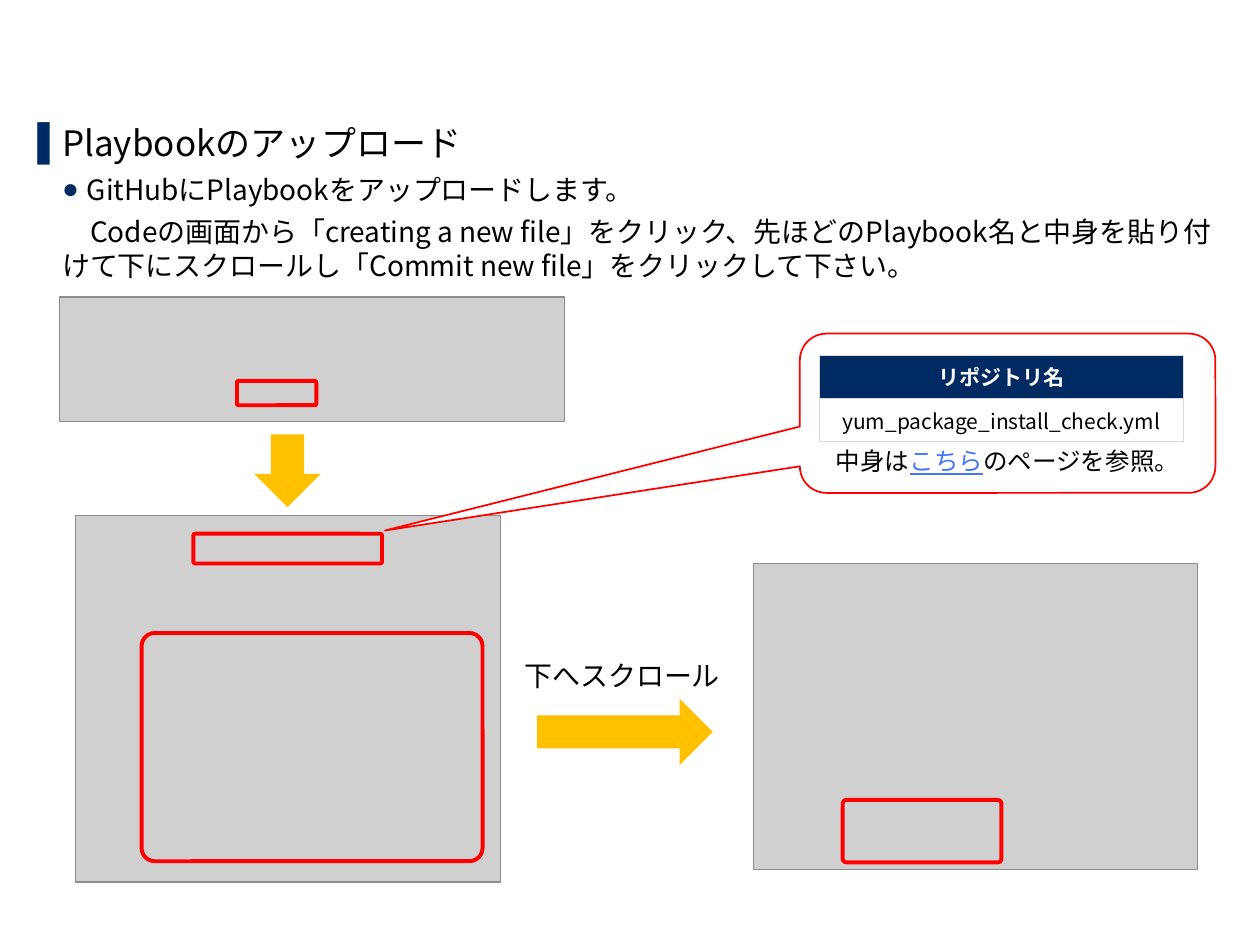
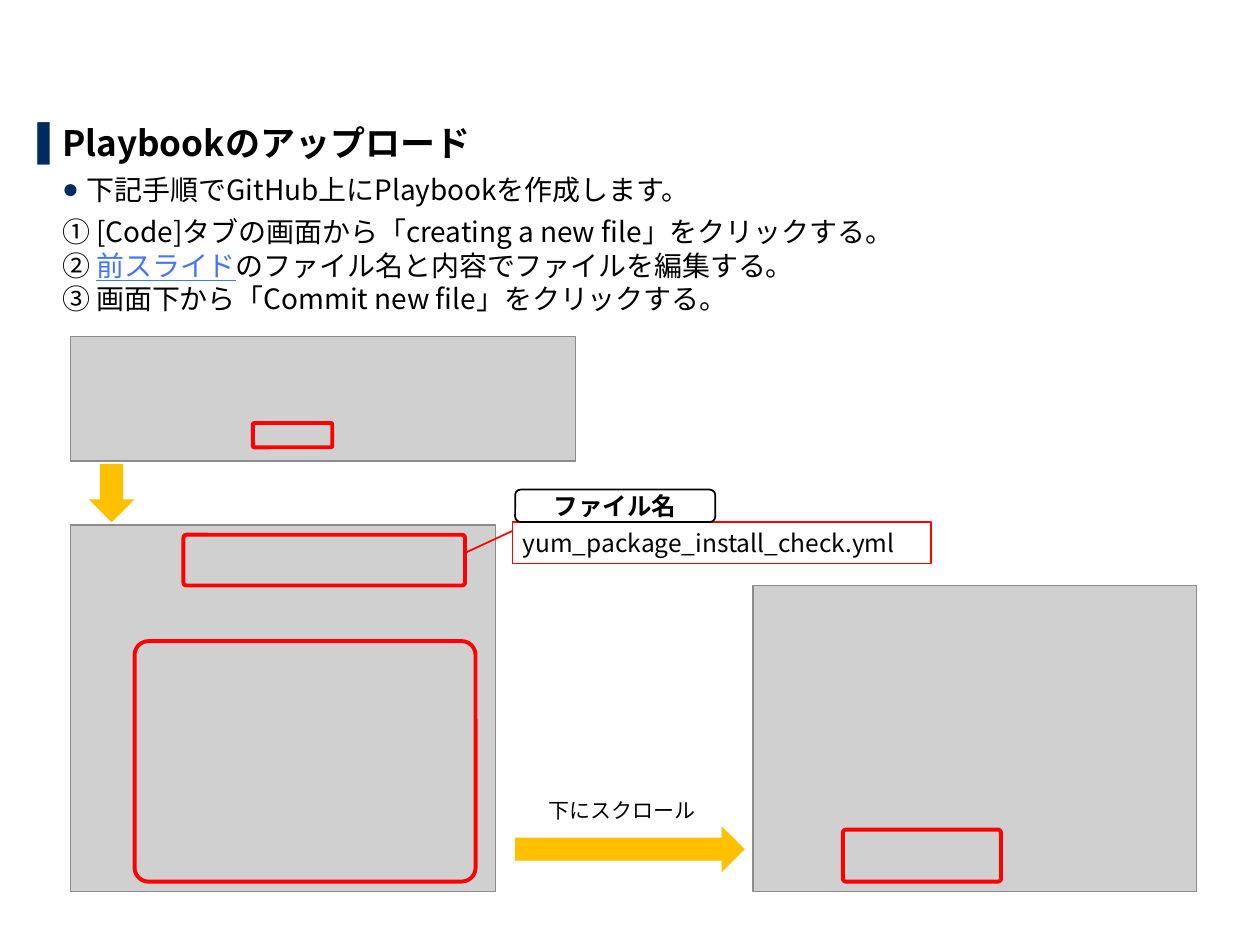
Before and after one commit to exastro-suite/it-automation-docs, a slide deck: slide 9 of asset/Learn_ja/ITA-CICD_for_IaC_practice_ja.pptx. Drawn at 1260x945 pixels with LibreOffice and Linux fonts; fonts in the diff are those of the drawing; grey boxes stand for pictures; background and template pictures are left out. Boxes give left, top, right and bottom in pixels: in the first picture for what was removed or moved away, otherwise in the second. Text is boxed around its words. In the diff, an @@ line names an element or a change of style, - is before the commit and + after.

```diff
--- a/asset/Learn_ja/ITA-CICD_for_IaC_practice_ja.pptx
+++ b/asset/Learn_ja/ITA-CICD_for_IaC_practice_ja.pptx
@@ text at <box>62,126,470,164</box>: bold on in "Playbookのアップロード" @@
@@ text at <box>62,176,894,312</box>: text changed @@
-  ● GitHubにPlaybookをアップロードします。
-  Codeの画面から「creating a new file」をクリック、先ほどのPlaybook名と中身を貼り付けて下にスクロールし「Commit new file」をクリックして下さい。
+  ● 下記手順でGitHub上にPlaybookを作成します。
+  ① [Code]タブの画面から「creating a new file」をクリックする。
+  ② 前スライドのファイル名と内容でファイルを編集する。
+  ③ 画面下から「Commit new file」をクリックする。
@@ picture: place and size @@
-picture at <box>59,297,563,422</box>
+picture at <box>71,336,575,461</box>
@@ rounded speech box removed at <box>800,334,1216,493</box> @@
-中身はこちらのページを参照。
@@ table removed at <box>820,355,1184,438</box>, 2 rows, 1 columns @@
-リポジトリ名
-yum_package_install_check.yml
@@ rounded rectangle: place and size @@
-rounded rectangle at <box>237,381,316,404</box>
+rounded rectangle at <box>253,423,333,447</box>
@@ right arrow: place and size @@
-right arrow at <box>254,434,321,507</box>
+right arrow at <box>88,464,134,522</box>
@@ rounded rectangle added at <box>515,490,716,523</box>, fill #FFFFFF, outline #000000 1 pt, 14 pt, text #000000, bold @@
+ファイル名
@@ picture: place and size @@
-picture at <box>76,515,500,882</box>
+picture at <box>71,525,495,892</box>
@@ rounded rectangle: place and size @@
-rounded rectangle at <box>193,534,382,564</box>
+rounded rectangle at <box>184,534,465,585</box>
@@ border callout added at <box>513,522,931,563</box>, fill #FFFFFF, outline #FF0000 1 pt, 14 pt, text #000000 @@
+yum_package_install_check.yml
@@ picture: place and size @@
-picture at <box>753,563,1197,869</box>
+picture at <box>753,586,1197,892</box>
@@ rounded rectangle: place and size @@
-rounded rectangle at <box>141,633,483,861</box>
+rounded rectangle at <box>135,641,476,882</box>
@@ text at <box>548,801,695,820</box>: text changed; size 16 to 12 pt @@
-下へスクロール
+下にスクロール
@@ right arrow: place and size @@
-right arrow at <box>537,699,713,766</box>
+right arrow at <box>515,827,745,873</box>
@@ rounded rectangle: place and size @@
-rounded rectangle at <box>843,800,1002,863</box>
+rounded rectangle at <box>843,829,1002,881</box>
```
Also in this commit, not shown: 16 other slides changed, 3 other files.
